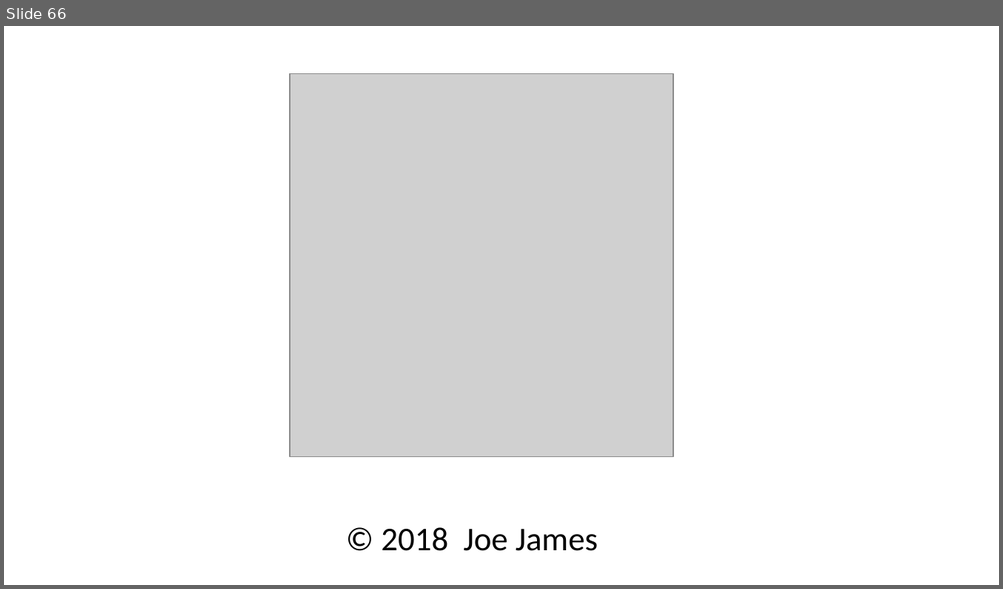
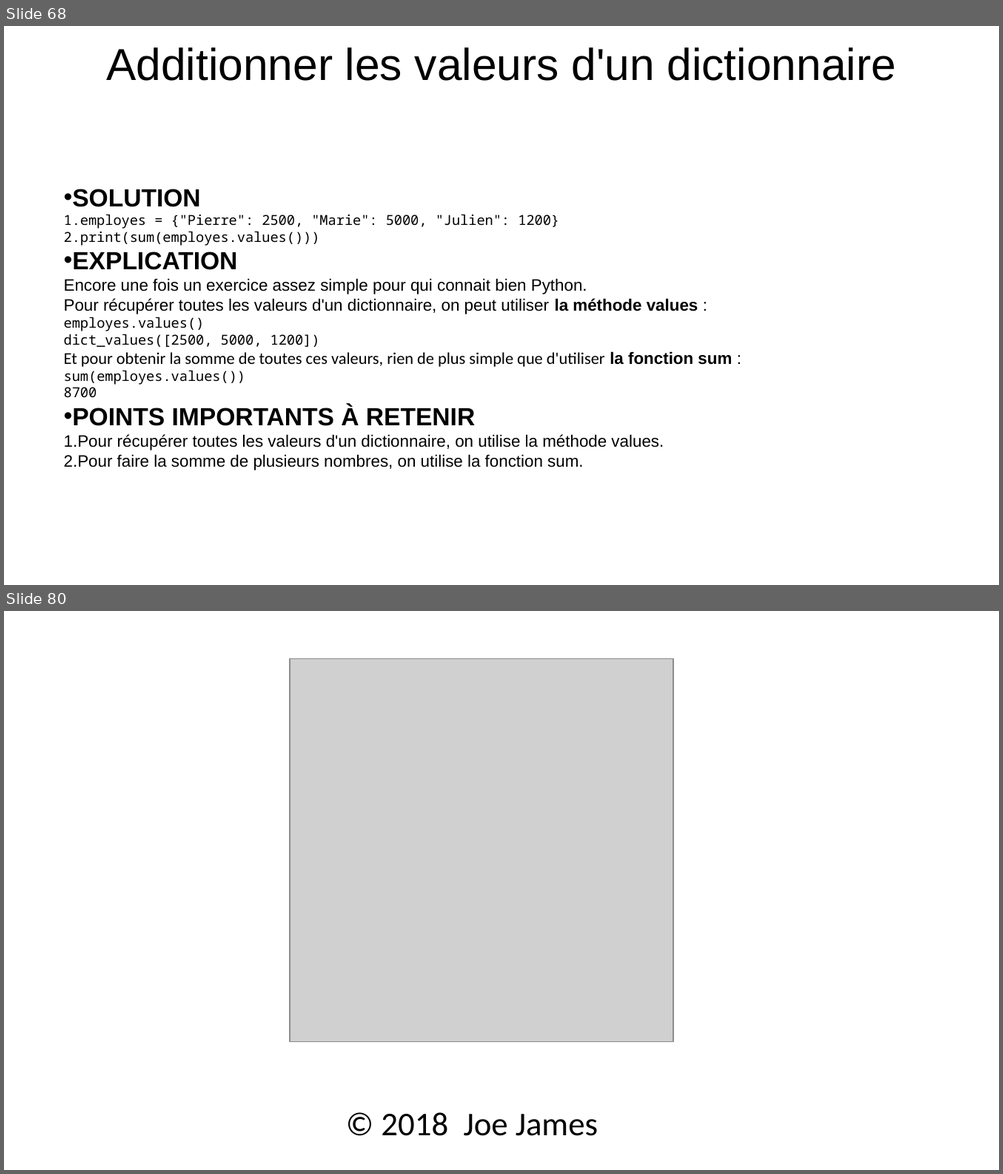
Before and after one commit to julienPalleau/Udemy, a slide deck: PythonParLaPratique 101 exercices/Python in 90 minutes [Enregistrement automatique].pptx. Shown one above the other, each under a label of ours: slide 66 before the commit, slides 68 and 80 after it; the slides between them are not shown. The pictures are 1003x589 and 1003x1174 pixels, drawn with LibreOffice and Linux fonts; fonts in the diff are those of the drawing; grey boxes stand for pictures. Boxes give left, top, right and bottom in pixels: in the first picture for what was removed or moved away, otherwise in the second. Text is boxed around its words. In the diff, an @@ line names an element or a change of style, - is before the commit and + after.

```diff
--- a/PythonParLaPratique 101 exercices/Python in 90 minutes [Enregistrement automatique].pptx
+++ b/PythonParLaPratique 101 exercices/Python in 90 minutes [Enregistrement automatique].pptx
@@ slide 68 added at box(4, 26, 999, 585), background #FFFFFF @@
@@ title added at box(106, 47, 896, 81), 32.4 pt, text #000000 @@
+Additionner les valeurs d'un dictionnaire
@@ text added at box(64, 189, 731, 471), 12 pt, text #000000 @@
+• SOLUTION
+1. employes = {"Pierre": 2500, "Marie": 5000, "Julien": 1200}
+2. print(sum(employes.values()))
+• EXPLICATION
+Encore une fois un exercice assez simple pour qui connait bien Python.
+Pour récupérer toutes les valeurs d'un dictionnaire, on peut utiliser la méthode values :
+employes.values()
+dict_values([2500, 5000, 1200])
+Et pour obtenir la somme de toutes ces valeurs, rien de plus simple que d'utiliser la fonction sum :
+sum(employes.values())
+8700
+• POINTS IMPORTANTS À RETENIR
+1. Pour récupérer toutes les valeurs d'un dictionnaire, on utilise la méthode values.
+2. Pour faire la somme de plusieurs nombres, on utilise la fonction sum.
@@ what was slide 66 is now slide 80 @@
```
Also in this commit, not shown: 13 other slides added.
